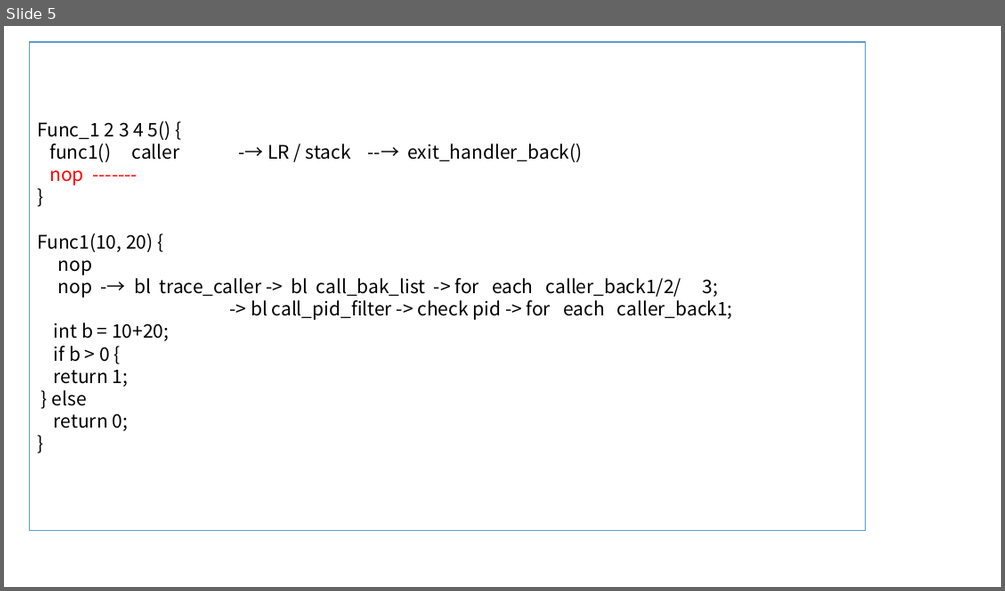
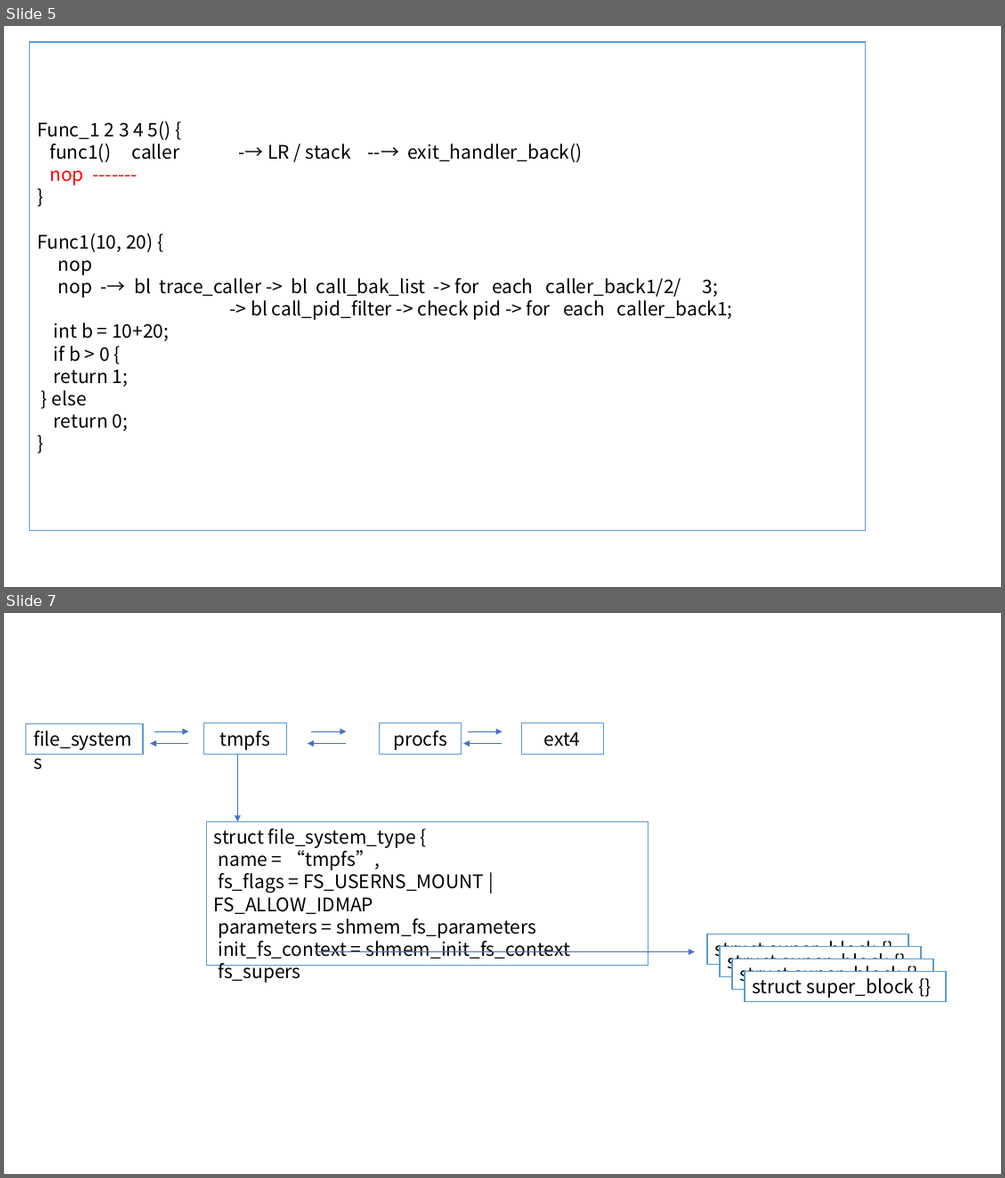
Before and after one commit to guoweikang/Linux-book, a slide deck: docs/debug/ppt/ftrace.pptx. Shown one above the other, each under a label of ours: slide 5 before the commit, slides 5 and 7 after it; the slides between them are not shown. The pictures are 1005x591 and 1005x1178 pixels, drawn with LibreOffice and Linux fonts; fonts in the diff are those of the drawing. Boxes give left, top, right and bottom in pixels: in the first picture for what was removed or moved away, otherwise in the second. Text is boxed around its words. In the diff, an @@ line names an element or a change of style, - is before the commit and + after.

```diff
--- a/docs/debug/ppt/ftrace.pptx
+++ b/docs/debug/ppt/ftrace.pptx
@@ slide 7 added at (4,613,1001,1174), background #FFFFFF @@
@@ rectangle added at (26,724,143,755), fill #FFFFFF, outline #5B9BD5 1 pt, 18 pt, text #000000 @@
+file_systems
@@ arrow added from (189, 743) to (150, 743), #4472C4 0.5 pt @@
@@ arrow added from (154, 732) to (189, 732), #4472C4 0.5 pt @@
@@ rectangle added at (204,723,287,754), fill #FFFFFF, outline #5B9BD5 1 pt, 18 pt, text #000000 @@
+tmpfs
@@ arrow added from (347, 743) to (307, 743), #4472C4 0.5 pt @@
@@ arrow added from (311, 732) to (347, 732), #4472C4 0.5 pt @@
@@ rectangle added at (380,723,461,754), fill #FFFFFF, outline #5B9BD5 1 pt, 18 pt, text #000000 @@
+procfs
@@ arrow added from (502, 743) to (464, 743), #4472C4 0.5 pt @@
@@ arrow added from (468, 732) to (502, 732), #4472C4 0.5 pt @@
@@ rectangle added at (521,723,604,754), fill #FFFFFF, outline #5B9BD5 1 pt, 18 pt, text #000000 @@
+ext4
@@ arrow added from (237, 755) to (237, 821), #4472C4 0.5 pt @@
@@ rectangle added at (207,821,647,965), fill #FFFFFF, outline #5B9BD5 1 pt, 18 pt, text #000000 @@
+struct file_system_type {
+name = “tmpfs”,
+fs_flags = FS_USERNS_MOUNT | FS_ALLOW_IDMAP
+parameters = shmem_fs_parameters
+init_fs_context = shmem_init_fs_context
+fs_supers
@@ arrow added from (316, 952) to (695, 952), #4472C4 0.5 pt @@
@@ rectangle added at (708,934,909,965), fill #FFFFFF, outline #5B9BD5 1 pt, 18 pt, text #000000 @@
+struct super_block {}
@@ rectangle added at (720,947,921,976), fill #FFFFFF, outline #5B9BD5 1 pt, 18 pt, text #000000 @@
+struct super_block {}
@@ rectangle added at (732,959,933,989), fill #FFFFFF, outline #5B9BD5 1 pt, 18 pt, text #000000 @@
+struct super_block {}
@@ rectangle added at (745,972,947,1002), fill #FFFFFF, outline #5B9BD5 1 pt, 18 pt, text #000000 @@
+struct super_block {}
```
Also in this commit, not shown: 6 other slides added, 52 other files.
